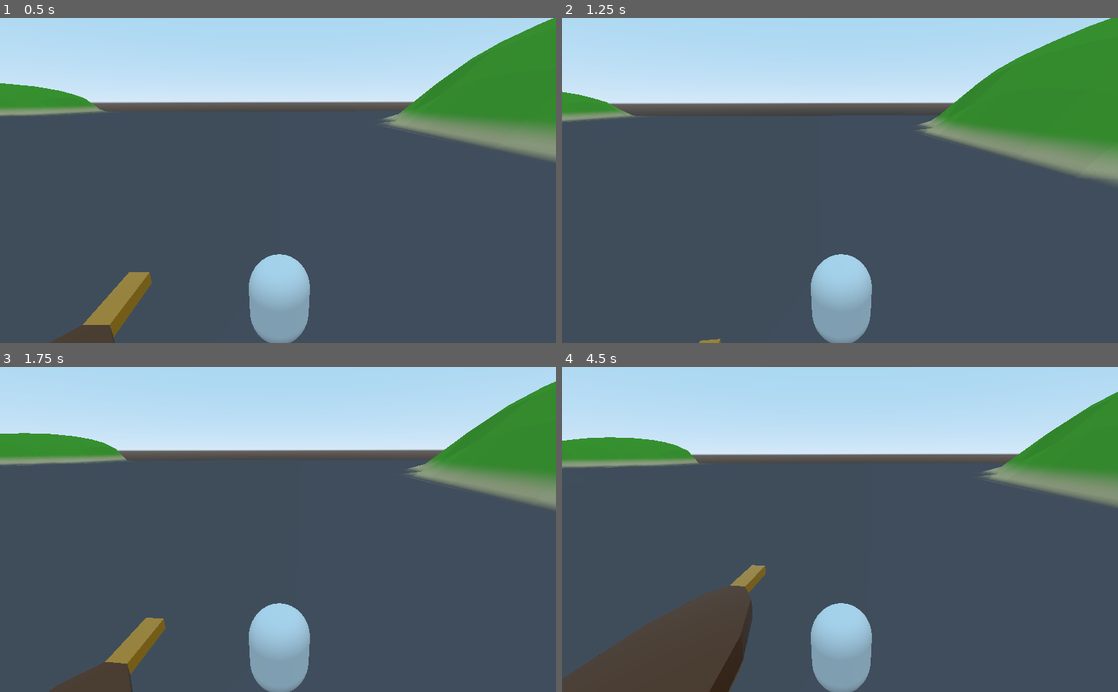
Above: before the commit, frames 1-4 (two rows, left to right).
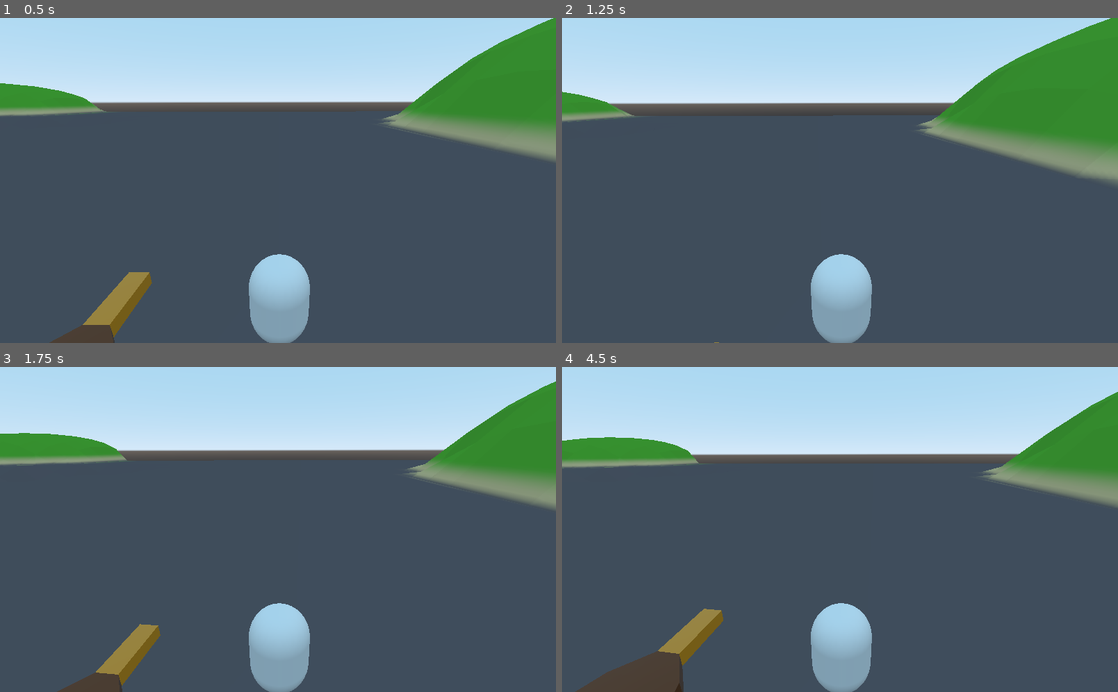
Above: after the commit, the same moments.

Repository: uzarnom/race-to-the-new-world
Game: Godot game, scene res://Test Env/TestLevel.tscn
The game is run twice, just before and just after one commit, with the same random seed, the same clock (stepped at 60 frames per second) and the same inputs. The project has no main scene, so this scene is started directly.
Inputs (mouse positions are in pixels of both pictures, inside the frame that each line leads up to):
- Up to frame 1 (0.5 s): no input
- Up to frame 2 (1.25 s): tap Enter at 0.5 s; move the mouse to (867, 180) at 0.52 s; hold Up (alt_forward) from 0.53 s (still down); tap . (testingTrigger) at 0.6 s; tap Space (jump) at 0.77 s
- Up to frame 3 (1.75 s): keep holding Up (alt_forward); move the mouse to (250, 529) at 1.27 s; tap 1 (builditem1) at 1.35 s; tap Space (jump) at 1.52 s; tap . (testingTrigger) at 1.55 s
- Up to frame 4 (4.5 s): keep holding Up (alt_forward); move the mouse to (851, 523) at 2.02 s; tap 2 (builditem2) at 2.1 s; tap . (testingTrigger) at 2.3, 3.05, 3.8 s; move the mouse to (834, 536) at 2.77 s; tap 3 (builditem3) at 2.85 s; tap Space (jump) at 3.02, 3.77 s; move the mouse to (878, 532) at 3.52 s; tap 4 (builditem4) at 3.6 s; move the mouse to (795, 526) at 4.27 s; tap 5 (builditem5) at 4.35 s

Frame 1 is identical in both runs. In frame 2, less than 0.1% of the frame differs, in the area x 24-29%, y 98-100%; in frame 3, 0.6%; in frame 4, 5.6%, in the area x 0-37%, y 60-100%.

Commit message:
Ship Parts: Added HP variable, Player: Removed printDelta, Ship: added ship's rotation impulse and ship's input only captured when mode is correct

Diff:
--- a/Scripts/Classes/Part.gd
+++ b/Scripts/Classes/Part.gd
@@ -6,6 +6,10 @@
 var ItemName:String
 var folder:String
 var fileName:String
+
+var type:String
+var hp:int = 1
+
 var mass:float = 0
 var lift:float = 0
 var acceleration:float = 0
--- a/Scripts/Player.gd
+++ b/Scripts/Player.gd
@@ -49,7 +49,7 @@
 #		print(testEnum.One == 0)
 
 # Test Variables remove after
-var printDelta = 0
+#var printDelta = 0
 
 func _ready():
 	# setup Input
@@ -130,12 +130,12 @@
 	lastFramesVel = move_and_slide_with_snap(velocity, snap, Vector3.UP) # Stick to moving platform
 	lastFramesVel -= velocity
 
-	printDelta += delta
-	if(printDelta >= 1):
-		print("Still Moving and Sliding: " + str(lastFramesVel))
-		print("Is On Floor: " + str(is_on_floor()))
-		print("Snap: " + str(snap))
-		printDelta = 0
+#	printDelta += delta
+#	if(printDelta >= 1):
+#		print("Still Moving and Sliding: " + str(lastFramesVel))
+#		print("Is On Floor: " + str(is_on_floor()))
+#		print("Snap: " + str(snap))
+#		printDelta = 0
 
 	# **********************
 	# Interactions system
--- a/assets/Ships/Ship.gd
+++ b/assets/Ships/Ship.gd
@@ -6,9 +6,11 @@
 
 # Variables based on the attached parts
 export var maxSpeed = 3
+export var maxRot = deg2rad(90)
 export var lift = 9.8
 export var speed = 5
 export var acceleration = 0.5
+export var rotVel = Vector3(0,deg2rad(30),0)
 
 # height bobbing velocity
 var yVel = Vector3()
@@ -20,6 +22,9 @@
 var InputMode # {PlayerMode, BuildMode, ShipMode} # get from parent "Level"
 var isCapturingInput:bool = false
 var currentInputMode
+
+# Test Variable
+#var printDelta = 0
 
 func _ready():
 	# store the target height for the ship
@@ -38,17 +43,38 @@
 	var deltaAccel = acceleration * delta
 
 	var forward_dir = -global_transform.basis.x * deltaAccel
-	if(Input.is_action_pressed("alt_forward")):
-		if(linear_velocity.x < maxSpeed ):
-			apply_central_impulse(forward_dir)
+
+	if(isCapturingInput):
+		# Forward and backward movement with maxSpeed restriction, not precise
+		if(Input.is_action_pressed("forward")):
+			if(linear_velocity.x < maxSpeed ):
+				apply_central_impulse(forward_dir)
+		if(Input.is_action_pressed("backward")):
+			if(linear_velocity.x > -maxSpeed):
+				apply_central_impulse(-forward_dir)
+
+		# Rotational impulse
+		if(Input.is_action_pressed("rightward")):
+			if(angular_velocity.y > -maxRot):
+				apply_torque_impulse(-rotVel)
+		if(Input.is_action_pressed("leftward")):
+			if(angular_velocity.y < maxRot):
+				apply_torque_impulse((rotVel))
 
 
-	if(Input.is_action_just_pressed("testingTrigger")):
-#		print("Mass: " + str(weight))
-		lift += liftIncr
-		print("lift: " + str(lift))
+#	printDelta += delta
+#	if(printDelta > 1):
+#		printDelta = 0
+#		print(angular_velocity)
 
 
+	# Test function to adjust the lift value and figure out when we will stop dropping
+#	if(Input.is_action_just_pressed("testingTrigger")):
+##		print("Mass: " + str(weight))
+#		lift += liftIncr
+#		print("lift: " + str(lift))
+
+	#ship bobbing
 	var riseOrFall = (liftIncr * mass * delta) * Vector3.UP
 	if(global_transform.origin.y < targetAlt):
 #		yVel += riseOrFall
